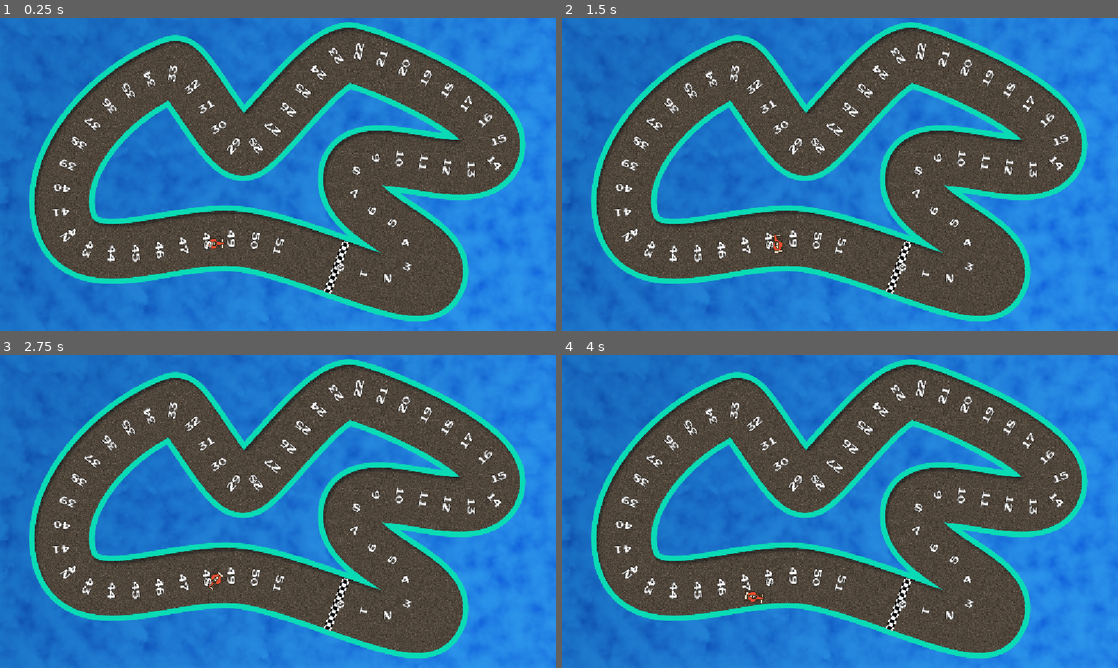
Above: before the commit, frames 1-4 (two rows, left to right).
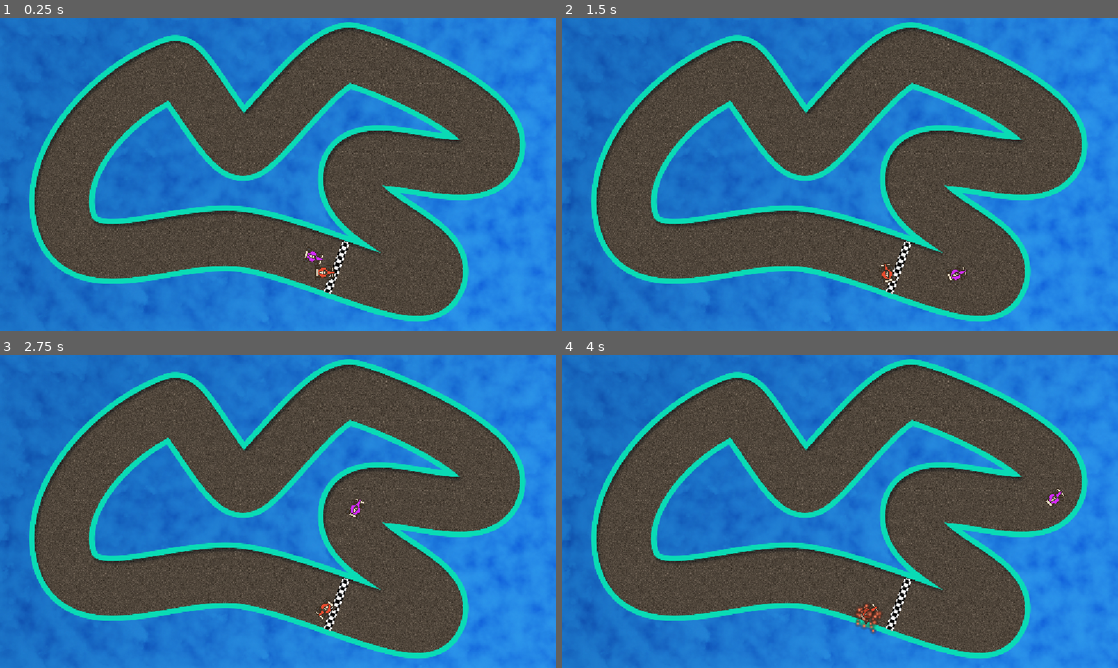
Above: after the commit, the same moments.

Repository: koreem-ahmed/mad-racer
Game: Godot game, scene res://scenes/Tracks/Track.tscn
Same seed, same stepped clock (60 frames per second), same inputs: the game is played once before the commit and once after it. Before the commit the project starts from res://scenes/Tracks/track1.tscn.
Inputs (mouse positions are in pixels of both pictures, inside the frame that each line leads up to):
- Up to frame 1 (0.25 s): no input
- Up to frame 2 (1.5 s): tap Enter at 0.5 s; move the mouse to (962, 158) at 0.52 s; hold Right (ui_right) 0.53-1.28 s; tap Alt at 0.6 s; click (962, 158) at 0.67 s; move the mouse to (728, 190) at 1.27 s; hold Down from 1.28 s (still down); tap Shift at 1.35 s
- Up to frame 3 (2.75 s): move the mouse to (333, 442) at 2.02 s; release Down at 2.03 s; hold Right (ui_right) from 2.03 s (still down); tap Alt at 2.1 s
- Up to frame 4 (4 s): move the mouse to (812, 574) at 2.77 s; release Right (ui_right) at 2.78 s; hold Up (ui_up) 2.78-3.53 s; tap Shift at 2.85 s; click (812, 574) at 2.92 s; move the mouse to (1006, 558) at 3.52 s; hold Left (ui_left) from 3.53 s (still down); tap Alt at 3.6 s

The runs differ from the first frame. In frame 1, 2.7% of the frame differs, in the area x 9-92%, y 8-85%; in frame 2, 2.7%; in frame 3, 2.6%; in frame 4, 2.8%, in the area x 9-92%, y 8-90%.

Commit message:
adding the CPU car and its basic code
so basically i made my cpu car inherited for the car also and i made it detectthe waypoints and follow it all this after building the path by the line follower i made. so i made a basic model of the cpu car ight now and i will add steering sensitivity and different speeds in the next session

Diff:
--- a/project.godot
+++ b/project.godot
@@ -11,7 +11,7 @@
 [application]
 
 config/name="mad racer"
-run/main_scene="res://scenes/Tracks/track1.tscn"
+run/main_scene="res://scenes/Tracks/Track.tscn"
 config/features=PackedStringArray("4.6", "GL Compatibility")
 
 [autoload]
--- a/scenes/Car.tscn
+++ b/scenes/Car.tscn
@@ -16,7 +16,7 @@
 collision_mask = 0
 script = ExtResource("1_qn377")
 
-[node name="Sprite2D" type="Sprite2D" parent="." unique_id=1896985246]
+[node name="Car_Sprite" type="Sprite2D" parent="." unique_id=1896985246]
 rotation = 1.5707964
 scale = Vector2(0.25, 0.25)
 texture = ExtResource("2_fbyd5")
--- a/scenes/CpuCar.tscn
+++ b/scenes/CpuCar.tscn
@@ -2,6 +2,15 @@
 
 [ext_resource type="PackedScene" uid="uid://dndn07wuu1vqd" path="res://scenes/Car.tscn" id="1_wx410"]
 [ext_resource type="Script" uid="uid://dc0sm748xqknj" path="res://scripts/CpuCar.gd" id="2_gyhda"]
+[ext_resource type="Texture2D" uid="uid://blv5vu5ryjp8t" path="res://assets/levels/Images/Dot.png" id="3_bkl7t"]
 
 [node name="CPU Car" unique_id=323058446 instance=ExtResource("1_wx410")]
 script = ExtResource("2_gyhda")
+debug = false
+waypoint_distance = 20.0
+
+[node name="Target sprite" type="Sprite2D" parent="." index="3" unique_id=458016957]
+modulate = Color(1, 0.11372549, 0.10980392, 1)
+top_level = true
+scale = Vector2(0.15, 0.15)
+texture = ExtResource("3_bkl7t")
--- a/scenes/Tracks/track1.tscn
+++ b/scenes/Tracks/Track.tscn
@@ -1,14 +1,16 @@
 [gd_scene format=3 uid="uid://3qtcfffg8q0c"]
 
-[ext_resource type="Texture2D" uid="uid://c1m5vk3rejca7" path="res://assets/levels/Images/Monaco.png" id="1_0orj5"]
-[ext_resource type="Script" uid="uid://iqej1grh57xd" path="res://scripts/Track.gd" id="1_7fxw1"]
-[ext_resource type="Texture2D" uid="uid://2msta3ane5h5" path="res://assets/levels/Images/WaterBg.png" id="1_kskby"]
-[ext_resource type="PackedScene" uid="uid://bvun3v1h17op6" path="res://scenes/OilDropper.tscn" id="5_6dgdl"]
-[ext_resource type="PackedScene" uid="uid://drq8exgion2m4" path="res://scenes/Track Processor/TrackProcessor.tscn" id="5_vsb8j"]
-[ext_resource type="Texture2D" uid="uid://dec3bup5l0rha" path="res://assets/levels/Images/FinishLine.png" id="7_olayt"]
-[ext_resource type="PackedScene" uid="uid://mqtjdmq724f8" path="res://scenes/VerificationLayer.tscn" id="8_52pn0"]
-[ext_resource type="PackedScene" uid="uid://doox71dhvje0x" path="res://scenes/PlayerCar.tscn" id="8_w4h7v"]
-[ext_resource type="PackedScene" uid="uid://cqs0ea73r6msh" path="res://scenes/RaceController.tscn" id="9_w4h7v"]
+[ext_resource type="Script" uid="uid://iqej1grh57xd" path="res://scripts/Track.gd" id="1_1jyu2"]
+[ext_resource type="Texture2D" uid="uid://2msta3ane5h5" path="res://assets/levels/Images/WaterBg.png" id="2_63hka"]
+[ext_resource type="Texture2D" uid="uid://c1m5vk3rejca7" path="res://assets/levels/Images/Monaco.png" id="3_xosaf"]
+[ext_resource type="PackedScene" uid="uid://bvun3v1h17op6" path="res://scenes/OilDropper.tscn" id="4_0y6yq"]
+[ext_resource type="PackedScene" uid="uid://drq8exgion2m4" path="res://scenes/Track Processor/TrackProcessor.tscn" id="5_q1gcb"]
+[ext_resource type="Texture2D" uid="uid://dec3bup5l0rha" path="res://assets/levels/Images/FinishLine.png" id="6_uriw6"]
+[ext_resource type="PackedScene" uid="uid://mqtjdmq724f8" path="res://scenes/VerificationLayer.tscn" id="7_182rf"]
+[ext_resource type="PackedScene" uid="uid://doox71dhvje0x" path="res://scenes/PlayerCar.tscn" id="8_u5gbe"]
+[ext_resource type="PackedScene" uid="uid://dvaolyrr6a1gs" path="res://scenes/CpuCar.tscn" id="9_63hka"]
+[ext_resource type="PackedScene" uid="uid://cqs0ea73r6msh" path="res://scenes/RaceController.tscn" id="9_4784h"]
+[ext_resource type="Texture2D" uid="uid://dr8u06xrl4yv6" path="res://assets/levels/Images/CarPurple.png" id="10_xosaf"]
 
 [sub_resource type="Curve2D" id="Curve2D_7fxw1"]
 _data = {
@@ -19,18 +21,18 @@
 [sub_resource type="RectangleShape2D" id="RectangleShape2D_52pn0"]
 size = Vector2(113.52194, 16)
 
-[node name="track1" type="Node" unique_id=647559077]
-script = ExtResource("1_7fxw1")
+[node name="Track" type="Node" unique_id=647559077]
+script = ExtResource("1_1jyu2")
 
 [node name="bakcground" type="Sprite2D" parent="." unique_id=460417291]
 position = Vector2(591, 319)
 scale = Vector2(1.0625, 1.0625)
-texture = ExtResource("1_kskby")
+texture = ExtResource("2_63hka")
 
 [node name="track_img" type="Sprite2D" parent="." unique_id=1767059704]
 position = Vector2(578.00006, 324.00003)
 scale = Vector2(0.8, 0.8)
-texture = ExtResource("1_0orj5")
+texture = ExtResource("3_xosaf")
 
 [node name="track_collision" type="Area2D" parent="." unique_id=130510195]
 collision_layer = 2
@@ -80,24 +82,33 @@
 
 [node name="Verification holder" type="Node" parent="." unique_id=585834861]
 
-[node name="Verification" parent="Verification holder" unique_id=1065954631 instance=ExtResource("8_52pn0")]
+[node name="Verification" parent="Verification holder" unique_id=1065954631 instance=ExtResource("7_182rf")]
 position = Vector2(763, 397.99994)
 rotation = -0.39891955
 
-[node name="Verification2" parent="Verification holder" unique_id=1934791953 instance=ExtResource("8_52pn0")]
+[node name="Verification2" parent="Verification holder" unique_id=1934791953 instance=ExtResource("7_182rf")]
 position = Vector2(563.99994, 222.99998)
 rotation = -2.082533
 
-[node name="Verification3" parent="Verification holder" unique_id=714093725 instance=ExtResource("8_52pn0")]
+[node name="Verification3" parent="Verification holder" unique_id=714093725 instance=ExtResource("7_182rf")]
 position = Vector2(149, 296)
 rotation = -2.8756201
 
 [node name="Cars holder" type="Node" parent="." unique_id=1837840757]
 
-[node name="Player Car" parent="Cars holder" unique_id=323058446 instance=ExtResource("8_w4h7v")]
-position = Vector2(445, 467)
+[node name="Player Car" parent="Cars holder" unique_id=323058446 instance=ExtResource("8_u5gbe")]
+position = Vector2(673, 527)
+car_name = "Light Mcqueen"
+car_number = 0
+bounce_time = 0.8
+bounce_force = 30.0
+slipping_speed_range = Vector2(0.2, 0.5)
 
-[node name="RaceController" parent="." unique_id=1426071283 instance=ExtResource("9_w4h7v")]
+[node name="CPU Car" parent="Cars holder" unique_id=860932081 instance=ExtResource("9_63hka")]
+position = Vector2(643, 493)
+car_texture = ExtResource("10_xosaf")
+
+[node name="RaceController" parent="." unique_id=1426071283 instance=ExtResource("9_4784h")]
 
 [node name="WayPoints holder" type="Node" parent="." unique_id=1157639865]
 
--- a/scenes/WayPoint.tscn
+++ b/scenes/WayPoint.tscn
@@ -25,6 +25,7 @@
 collide_with_bodies = false
 
 [node name="Label_for_debug" type="Label" parent="." unique_id=815006212]
+visible = false
 offset_left = -17.0
 offset_top = -9.0
 offset_right = 19.0
--- a/scripts/Car.gd
+++ b/scripts/Car.gd
@@ -6,6 +6,7 @@
 
 enum CarState {DRIVING, BOUNCING, SLIPPING}
 
+@export var car_texture: Texture2D = preload("res://assets/levels/Images/CarRed.png")
 @export var car_name: String = "Light Mcqueen"
 @export var car_number: int = 0
 @export var bounce_time: float = 0.8
@@ -13,6 +14,7 @@
 @export var slipping_speed_range: Vector2 = Vector2(0.2, 0.5)
 
 @onready var chrasheffect: CPUParticles2D = $Chrasheffect
+@onready var car_sprite: Sprite2D = $Car_Sprite
 
 
 var _velocity: float = 0.0
@@ -23,7 +25,7 @@
 var lap_time: float = 0.0
 
 func _ready() -> void:
-	pass
+	car_sprite.texture = car_texture
 
 
 func _process(delta: float) -> void:
--- a/scripts/CpuCar.gd
+++ b/scripts/CpuCar.gd
@@ -1 +1,51 @@
 extends "res://scripts/Car.gd"
+
+
+class_name CPU_Car
+
+
+@export var debug: bool = true
+@export var waypoint_distance: float = 20.0
+
+@onready var target_sprite: Sprite2D = $"Target sprite"
+
+
+
+const Steer_reaction_max: float = 9.0
+
+var targeted_waypoint: Vector2 = Vector2.ZERO
+var steer_reaction: float = Steer_reaction_max
+var target_speed: float = 250.0
+var _next_waypoint: Waypoint
+
+
+
+func _ready() -> void:
+	target_sprite.visible = debug
+
+	super()
+
+
+func update_waypoint() -> void:
+	if global_position.distance_to(targeted_waypoint) < waypoint_distance:
+		set_next_waypoint(_next_waypoint.next_waypoint)
+
+
+func set_next_waypoint(wp: Waypoint) -> void:
+	_next_waypoint = wp
+	targeted_waypoint = wp.global_position
+	target_sprite.global_position = targeted_waypoint
+
+
+
+func _physics_process(delta: float) -> void:
+	if _state != CarState.DRIVING: return
+	if !_next_waypoint: return
+
+
+	var ta: float = (targeted_waypoint - global_position).angle()
+	rotation = lerp_angle(rotation, ta, steer_reaction * delta)
+	_velocity = lerp(_velocity, target_speed, delta)
+	position += transform.x * _velocity * delta
+
+	update_waypoint()
--- a/scripts/Track.gd
+++ b/scripts/Track.gd
@@ -26,6 +26,12 @@
 	for car in cars_holder.get_children():
 		if car is PlayerCar:
 			car.setup(verification_holder.get_children().size())
+		if car is CPU_Car:
+			car.set_next_waypoint(track_processor.first_waypoint)
+
+
+
+
 
 
 func _path_direction(from_pos: Vector2) -> Vector2:
--- a/scripts/TrackProcessor.gd
+++ b/scripts/TrackProcessor.gd
@@ -17,6 +17,13 @@
 
 var _waypoints: Array[Waypoint]
 
+
+var first_waypoint: Waypoint:
+	get:
+		if _waypoints.size() == 0:
+			printerr("Track_Proccessor: First waypoint missing")
+			return null
+		return _waypoints[0]
 
 func connect_waypoints() -> void:
 	var total_wp: int = _waypoints.size()
Not shown: 2 places in scenes/Tracks/Track.tscn that only renumber resources
